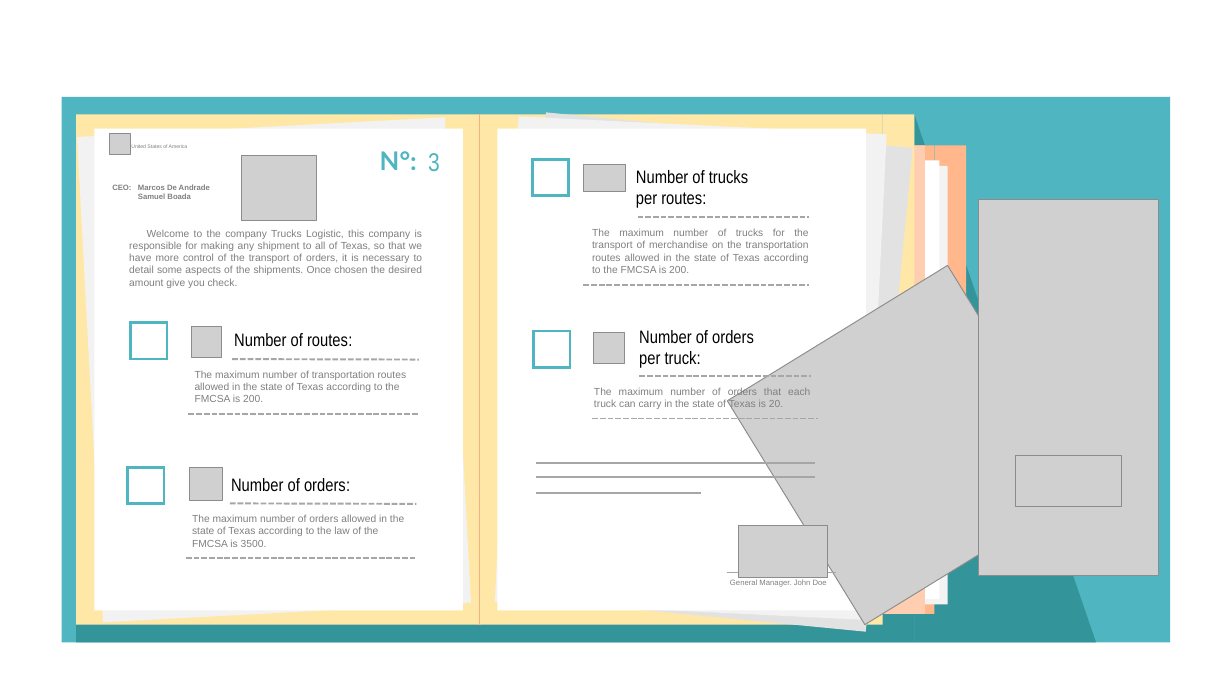
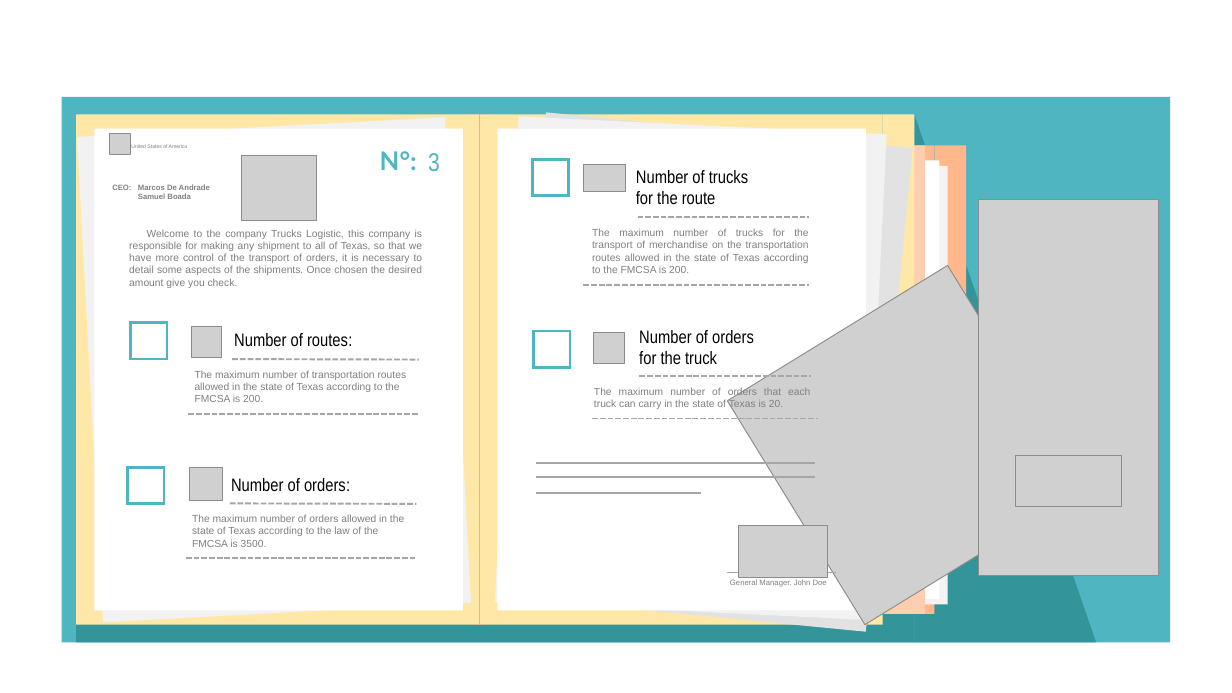
Before and after one commit to systems-multimedia/TruckLogistic, a slide deck: slide 2 of others/Background - Proyecto 2 S.O.pptx. Drawn at 1232x693 pixels with LibreOffice and Linux fonts; fonts in the diff are those of the drawing; grey boxes stand for pictures. Boxes give left, top, right and bottom in pixels: in the first picture for what was removed or moved away, otherwise in the second. Text is boxed around its words. In the diff, an @@ line names an element or a change of style, - is before the commit and + after.

```diff
--- a/others/Background - Proyecto 2 S.O.pptx
+++ b/others/Background - Proyecto 2 S.O.pptx
@@ text at (636, 191, 716, 204): text changed @@
-per routes:
+for the route
@@ text at (639, 351, 717, 364): text changed @@
-per truck:
+for the truck
```
Also in this commit, not shown: 1 other slide changed, 1 slide added, 33 other files.
